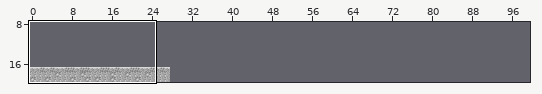
One commit to this Tiled map: salamandra/img/stage_1.tmx. Above, an overview of the earlier version with the close-up marked.
Close-up. Before the edit:
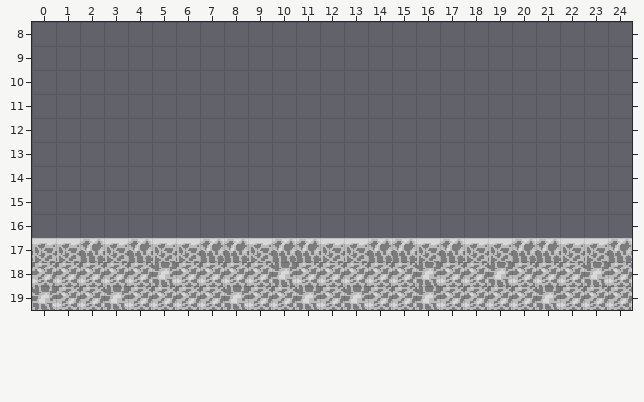
Cells are 16x16 px. Shown: x 0..24, y 8..19. The commit also changed other parts of the map, which this record leaves out.
New version:
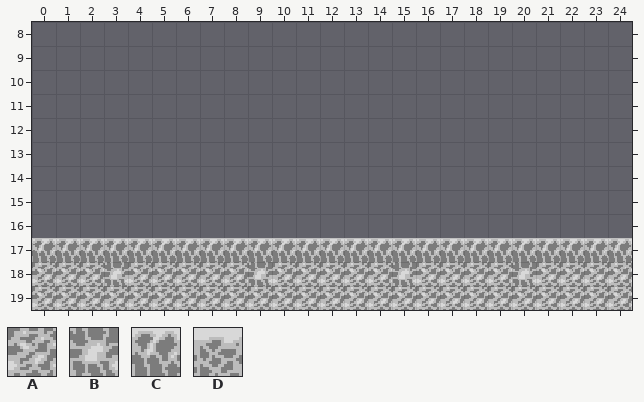
Key: from "stage1_tileset": A 0, B 1, C 2, D 3.
_ is an empty cell.
The exact change:
{"where": "layer \"Tile Layer 1\""}
{"y":17,"x":0,"old":"DD","new":"CC"}
{"y":17,"x":3,"old":"D","new":"C"}
{"y":17,"x":5,"old":"DD","new":"CC"}
{"y":17,"x":9,"old":"D","new":"C"}
{"y":17,"x":12,"old":"DD","new":"CC"}
{"y":17,"x":16,"old":"D","new":"C"}
{"y":17,"x":18,"old":"DD","new":"CC"}
{"y":17,"x":22,"old":"DD","new":"CC"}
{"y":18,"x":3,"old":"A","new":"B"}
{"y":18,"x":5,"old":"B","new":"A"}
{"y":18,"x":9,"old":"AB","new":"BA"}
{"y":18,"x":15,"old":"AB","new":"BA"}
{"y":18,"x":19,"old":"BA","new":"AB"}
{"y":18,"x":23,"old":"B","new":"A"}
{"y":19,"x":0,"old":"B","new":"A"}
{"y":19,"x":3,"old":"B","new":"A"}
{"y":19,"x":8,"old":"B","new":"A"}
{"y":19,"x":11,"old":"B","new":"A"}
{"y":19,"x":13,"old":"B","new":"A"}
{"y":19,"x":16,"old":"B","new":"A"}
{"y":19,"x":21,"old":"B","new":"A"}
